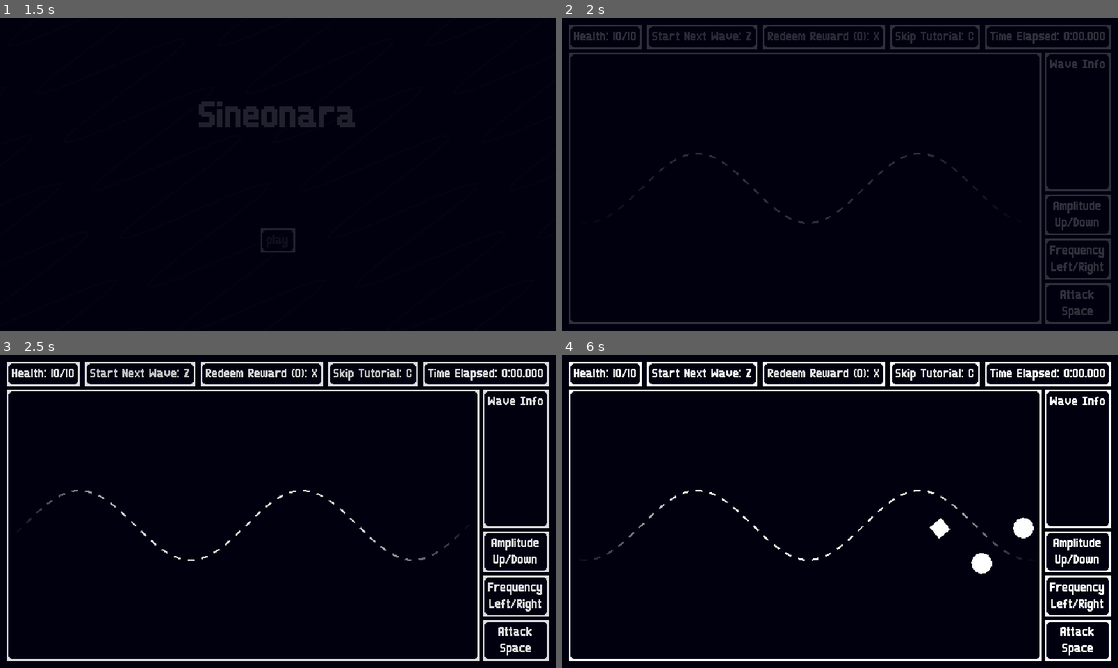
Above: before the commit, frames 1-4 (two rows, left to right).
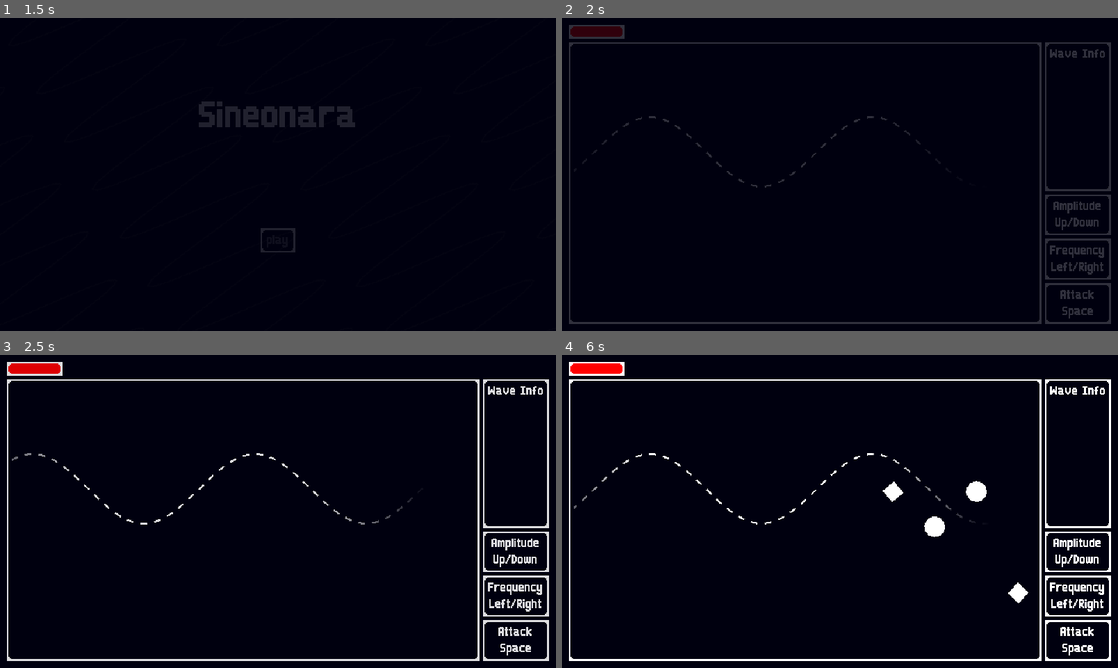
Above: after the commit, the same moments.

Repository: riSygneD/Sineonara
Game: Godot game, scene res://main.tscn
The game is run twice, just before and just after one commit, with the same random seed, the same clock (stepped at 60 frames per second) and the same inputs. The project has no main scene, so this scene is started directly.
Inputs (mouse positions are in pixels of both pictures, inside the frame that each line leads up to):
- Up to frame 1 (1.5 s): click "play" at 0.5 s; hold Space (attack) from 1.28 s (still down)
- Up to frame 2 (2 s): keep holding Space (attack)
- Up to frame 3 (2.5 s): release Space (attack) at 2 s; click (261, 373) at 2 s, where only the run before the commit has a clickable "Redeem Reward (0): X"
- Up to frame 4 (6 s): click (934, 373) at 2.75 s, where only the run before the commit has a clickable "Skip Tutorial: C"; click (701, 373) at 3.5 s, where only the run before the commit has a clickable "Start Next Wave: Z"; click (701, 373) at 4.25 s, where only the run before the commit has a clickable "Start Next Wave: Z"; click (823, 373) at 5 s, where only the run before the commit has a clickable "Redeem Reward (0): X"; click (701, 373) at 5.75 s, where only the run before the commit has a clickable "Start Next Wave: Z"

Frame 1 is identical in both runs. In frame 2, 4.0% of the frame differs, in the area x 1-99%, y 2-66%; in frame 3, 4.1%; in frame 4, 5.1%, in the area x 1-99%, y 2-80%.

Commit message:
Implemented health bar; added signal bus

Diff:
--- a/enemies/basic_enemy.gd
+++ b/enemies/basic_enemy.gd
@@ -30,6 +30,5 @@
 
 
 func _on_screen_exited() -> void:
-	if Engine.is_editor_hint():
-		return
+	SignalBus.enemy_reached_left.emit()
 	print("hi owo")
--- a/game_ui.tscn
+++ b/game_ui.tscn
@@ -1,6 +1,7 @@
-[gd_scene load_steps=3 format=3 uid="uid://dw88n4b32l7vi"]
+[gd_scene load_steps=4 format=3 uid="uid://dw88n4b32l7vi"]
 
 [ext_resource type="Theme" uid="uid://18prg1h5nv17" path="res://main_menu_theme.tres" id="1_oaw30"]
+[ext_resource type="PackedScene" uid="uid://byy8jn02k43cq" path="res://health_ui.tscn" id="2_3rlp6"]
 [ext_resource type="PackedScene" uid="uid://cku8kjtawyxjg" path="res://game_world.tscn" id="2_mj8uy"]
 
 [node name="GameUI" type="Control"]
@@ -31,31 +32,8 @@
 layout_mode = 2
 theme_override_constants/separation = 6
 
-[node name="HealthContainer" type="PanelContainer" parent="MarginContainer/VBoxContainer/TopBar"]
+[node name="HealthUI" parent="MarginContainer/VBoxContainer/TopBar" instance=ExtResource("2_3rlp6")]
 layout_mode = 2
-
-[node name="HealthLabel" type="Label" parent="MarginContainer/VBoxContainer/TopBar/HealthContainer"]
-layout_mode = 2
-text = "Health: 10/10"
-
-[node name="NextWaveButton" type="Button" parent="MarginContainer/VBoxContainer/TopBar"]
-layout_mode = 2
-text = "Start Next Wave: Z"
-
-[node name="RedeemRewardButton" type="Button" parent="MarginContainer/VBoxContainer/TopBar"]
-layout_mode = 2
-text = "Redeem Reward (0): X"
-
-[node name="SkipTutorialButton" type="Button" parent="MarginContainer/VBoxContainer/TopBar"]
-layout_mode = 2
-text = "Skip Tutorial: C"
-
-[node name="TimeContainer" type="PanelContainer" parent="MarginContainer/VBoxContainer/TopBar"]
-layout_mode = 2
-
-[node name="TimeLabel" type="Label" parent="MarginContainer/VBoxContainer/TopBar/TimeContainer"]
-layout_mode = 2
-text = "Time Elapsed: 0:00.000"
 
 [node name="PlayArea" type="HBoxContainer" parent="MarginContainer/VBoxContainer"]
 layout_mode = 2
--- a/game_world.tscn
+++ b/game_world.tscn
@@ -7,6 +7,13 @@
 
 [node name="GameWorld" type="Node2D"]
 script = ExtResource("1_e08lw")
+
+[node name="Camera2D" type="Camera2D" parent="."]
+position = Vector2(320, 180)
+
+[node name="SpawnTimer" type="Timer" parent="."]
+unique_name_in_owner = true
+process_callback = 0
 
 [node name="Reference" type="PanelContainer" parent="."]
 visible = false
@@ -30,7 +37,3 @@
 position = Vector2(586, 150)
 script = ExtResource("3_e08lw")
 metadata/_custom_type_script = "uid://bqjqgqx4ml0c3"
-
-[node name="SpawnTimer" type="Timer" parent="."]
-unique_name_in_owner = true
-process_callback = 0
--- /dev/null
+++ b/health_ui.gd
@@ -0,0 +1,78 @@
+extends PanelContainer
+
+
+signal health_restored
+signal damage_taken
+
+
+const HEALTH_BAR_COLOR_BASE : Color = Color.RED
+const HEALTH_BAR_COLOR_HEAL : Color = Color.GREEN
+const HEALTH_BAR_COLOR_DAMAGED : Color = Color.YELLOW
+const TWEEN_DELAY : float = 0.75
+const TWEEN_DURATION : float = 0.5
+
+
+var max_health : int = 6
+var health : int = 6:
+	set = set_health
+var tween : Tween
+
+
+@onready var health_bar_over: ColorRect = %HealthBarOver
+@onready var health_bar_under: ColorRect = %HealthBarUnder
+
+
+func _ready() -> void:
+	SignalBus.enemy_reached_left.connect(take_damage.bind(1))
+	health_restored.connect(_on_health_restored)
+	damage_taken.connect(_on_damage_taken)
+	await get_tree().process_frame
+	health_bar_over.set_custom_minimum_size(size)
+	health_bar_under.set_custom_minimum_size(size)
+
+
+func take_damage(value : int) -> void:
+	health -= value
+
+
+func new_tween() -> Tween:
+	if tween:
+		tween.kill()
+	tween = create_tween().set_trans(Tween.TRANS_LINEAR)#.set_ease(Tween.EASE_IN)
+	return tween
+
+
+func _on_damage_taken() -> void:
+	var health_ratio : float = float(health) / max_health
+	var target_size_x : float = size.x * health_ratio
+
+	health_bar_over.set_color(HEALTH_BAR_COLOR_BASE)
+	health_bar_over.set_custom_minimum_size(Vector2(target_size_x, 0.0))
+
+	health_bar_under.set_color(HEALTH_BAR_COLOR_DAMAGED)
+	new_tween().tween_property(health_bar_under, "custom_minimum_size:x",
+			target_size_x, TWEEN_DURATION).set_delay(TWEEN_DELAY)
+
+
+func _on_health_restored() -> void:
+	var health_ratio : float = float(health) / max_health
+	var target_size_x : float = size.x * health_ratio
+
+	health_bar_under.set_color(HEALTH_BAR_COLOR_HEAL)
+	health_bar_under.set_custom_minimum_size(Vector2(target_size_x, 0.0))
+
+	health_bar_over.set_color(HEALTH_BAR_COLOR_BASE)
+	new_tween().tween_property(health_bar_over, "custom_minimum_size:x",
+			target_size_x, TWEEN_DURATION).set_delay(TWEEN_DELAY)
+
+
+func set_health(value : int) -> void:
+	var original_value : int = health
+	var target_value : int = mini(maxi(0, value), max_health)
+	if original_value == target_value:
+		return
+	health = target_value
+	if original_value < health:
+		health_restored.emit()
+	else:
+		damage_taken.emit()
--- /dev/null
+++ b/health_ui.tscn
@@ -0,0 +1,30 @@
+[gd_scene load_steps=4 format=3 uid="uid://byy8jn02k43cq"]
+
+[ext_resource type="Theme" uid="uid://18prg1h5nv17" path="res://main_menu_theme.tres" id="1_tt5l4"]
+[ext_resource type="Script" uid="uid://dxkb3wg4ak6kf" path="res://health_ui.gd" id="2_iy3an"]
+
+[sub_resource type="StyleBoxEmpty" id="StyleBoxEmpty_iy3an"]
+
+[node name="HealthUI" type="PanelContainer"]
+custom_minimum_size = Vector2(64, 16)
+offset_right = 64.0
+offset_bottom = 16.0
+theme = ExtResource("1_tt5l4")
+theme_override_styles/panel = SubResource("StyleBoxEmpty_iy3an")
+script = ExtResource("2_iy3an")
+
+[node name="HealthBarUnder" type="ColorRect" parent="."]
+unique_name_in_owner = true
+custom_minimum_size = Vector2(64, 0)
+layout_mode = 2
+size_flags_horizontal = 0
+
+[node name="HealthBarOver" type="ColorRect" parent="."]
+unique_name_in_owner = true
+custom_minimum_size = Vector2(64, 0)
+layout_mode = 2
+size_flags_horizontal = 0
+color = Color(1, 0, 0, 1)
+
+[node name="BorderOver" type="PanelContainer" parent="."]
+layout_mode = 2
--- a/project.godot
+++ b/project.godot
@@ -13,6 +13,14 @@
 config/name="Sineonara"
 config/features=PackedStringArray("4.5", "GL Compatibility")
 config/icon="res://icon.svg"
+
+[autoload]
+
+SignalBus="*res://signal_bus.gd"
+
+[debug]
+
+gdscript/warnings/unused_signal=0
 
 [display]
 
--- /dev/null
+++ b/signal_bus.gd
@@ -0,0 +1,3 @@
+extends Node
+
+signal enemy_reached_left
Not shown, added: health_ui.gd.uid
Not shown, added: signal_bus.gd.uid
